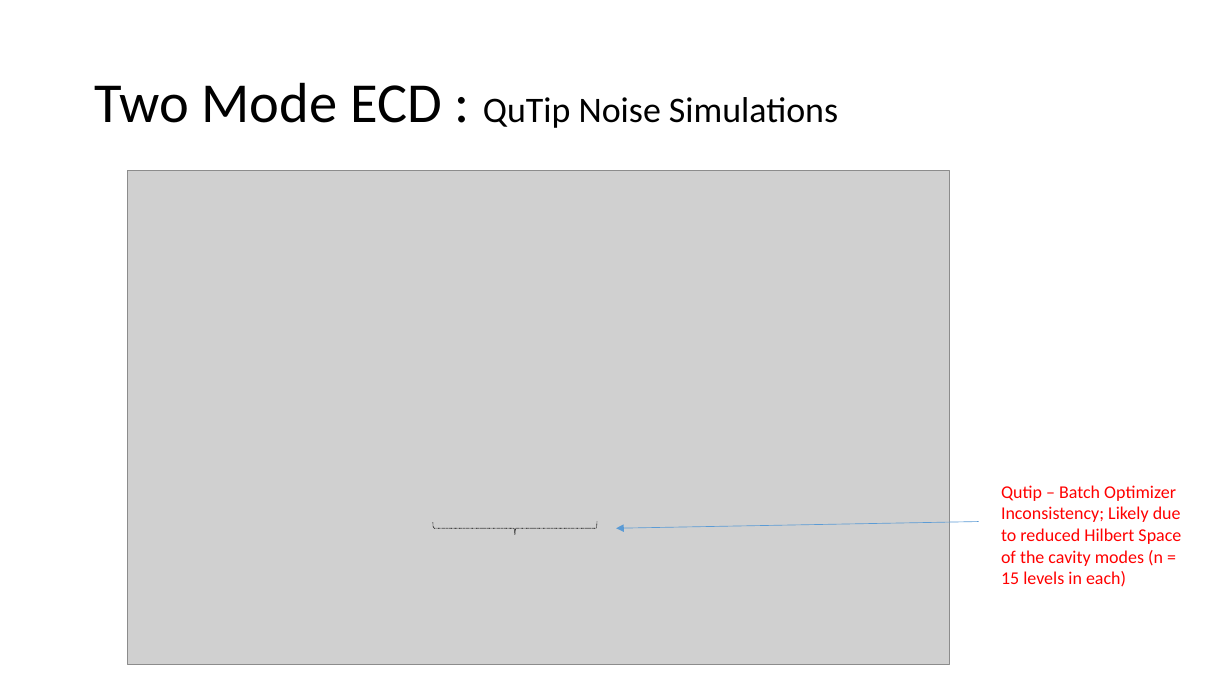
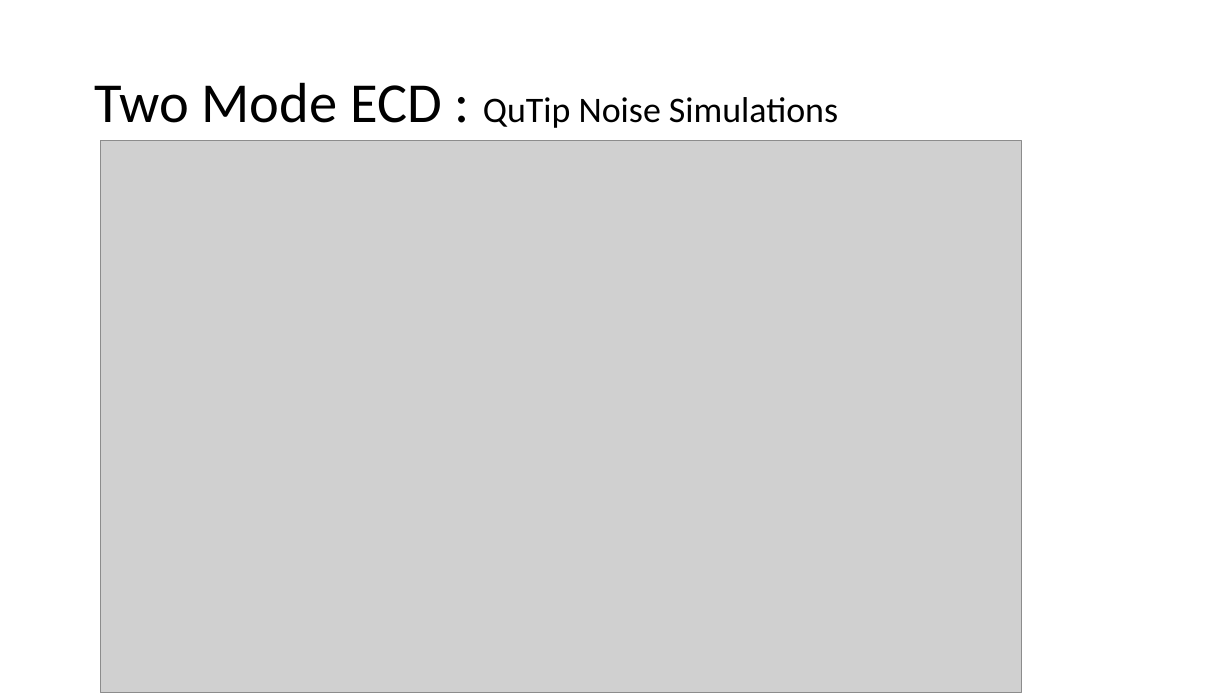
Before and after one commit to EeshGupta/Multimode-Conditional-Displacements, a slide deck: slide 21 of presentations/mcd.pptx (slide 17 before the commit). Drawn at 1232x693 pixels with LibreOffice and Linux fonts; fonts in the diff are those of the drawing; grey boxes stand for pictures. Boxes give left, top, right and bottom in pixels: in the first picture for what was removed or moved away, otherwise in the second. Text is boxed around its words. In the diff, an @@ line names an element or a change of style, - is before the commit and + after.

Commit message:
updated presentation and fixed qutip error

```diff
--- a/presentations/mcd.pptx
+++ b/presentations/mcd.pptx
@@ picture: place and size @@
-picture at bbox=[128, 171, 950, 665]
+picture at bbox=[101, 140, 1021, 693]
@@ text removed at bbox=[1001, 485, 1181, 587] @@
-Qutip – Batch Optimizer Inconsistency; Likely due to reduced Hilbert Space of the cavity modes (n = 15 levels in each)
@@ right brace removed at bbox=[433, 522, 597, 535] @@
@@ arrow removed from (979, 521) to (616, 529) @@
```
Also in this commit, not shown: 2 other slides changed, 4 slides added, 1 other file.
